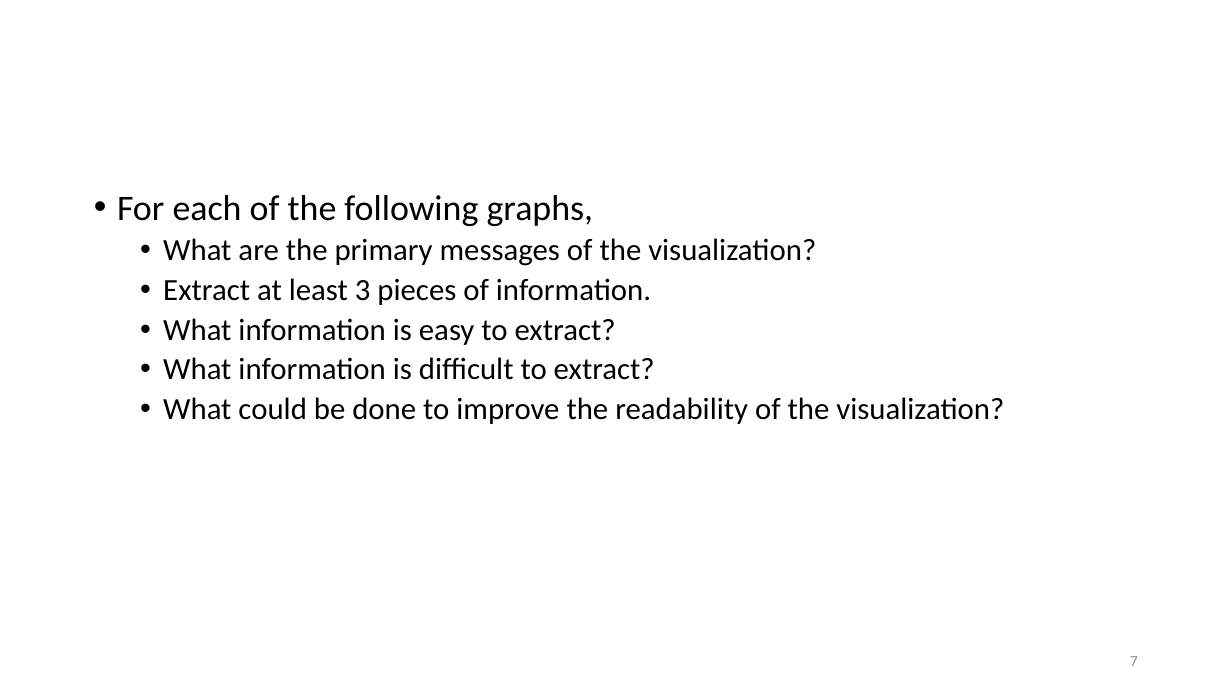
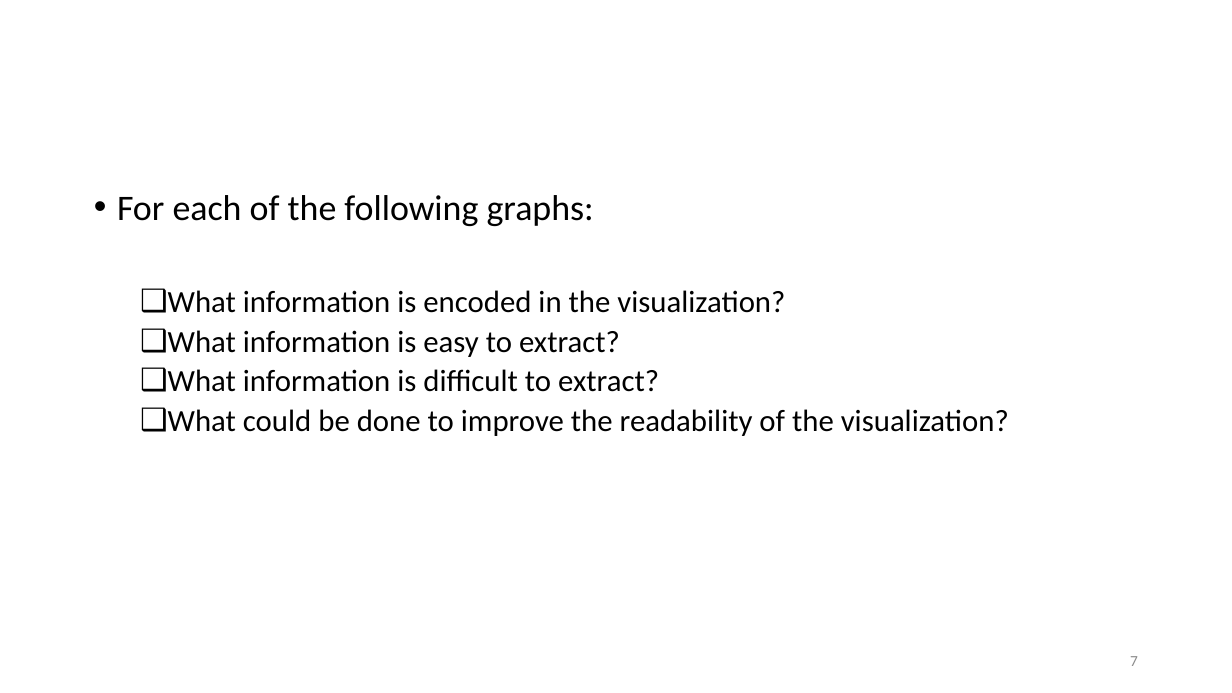
Before and after one commit to WSU-DataScience/WiCS_workshop, a slide deck: slide 7 of Visualization Notes/1 - Principles of data visualization.pptx. Drawn at 1232x693 pixels with LibreOffice and Linux fonts; fonts in the diff are those of the drawing. Boxes give left, top, right and bottom in pixels: in the first picture for what was removed or moved away, otherwise in the second. Text is boxed around its words. In the diff, an @@ line names an element or a change of style, - is before the commit and + after.

Commit message:
modified visualization slides

```diff
--- a/Visualization Notes/1 - Principles of data visualization.pptx
+++ b/Visualization Notes/1 - Principles of data visualization.pptx
@@ text at (117, 195, 785, 313): text changed @@
-• For each of the following graphs,
-  • What are the primary messages of the visualization?
-  • Extract at least 3 pieces of information.
+• For each of the following graphs:
+  ❑ What information is encoded in the visualization?
@@ text at (168, 330, 1009, 436): bullet • to ❑ @@
```
Also in this commit, not shown: 6 other slides changed, 3 slides added, 2 slides removed, 4 other files.
